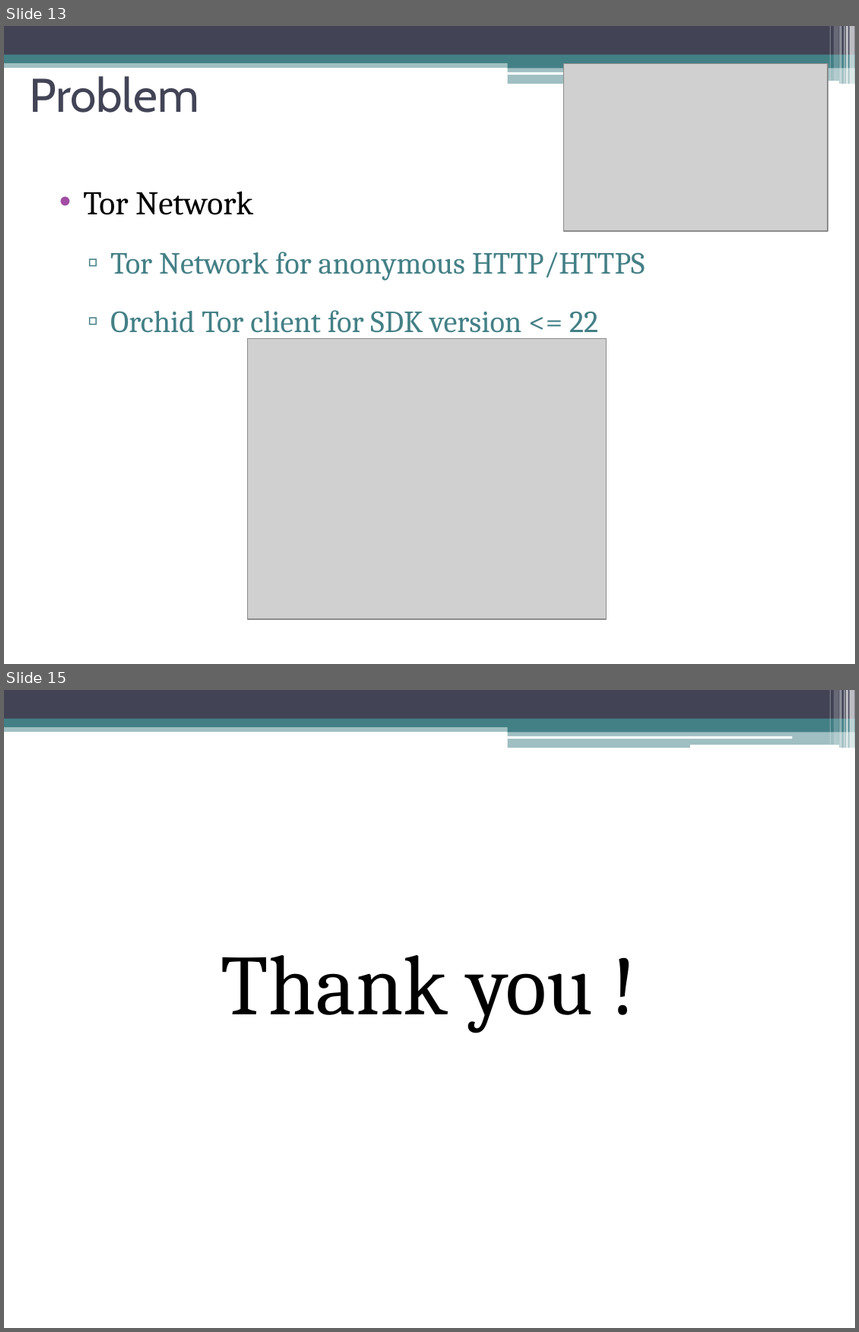
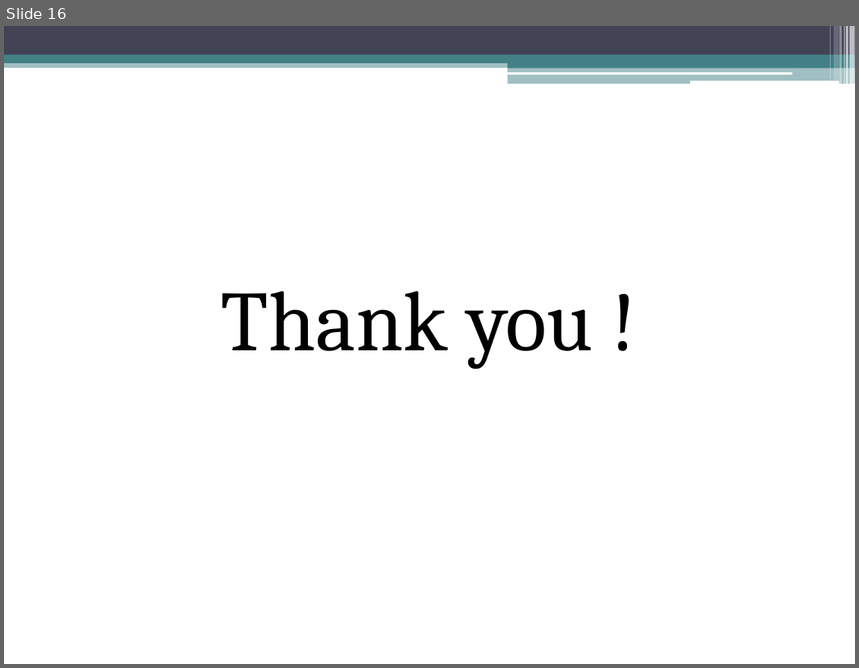
Before and after one commit to amosfu/FollowMe2, a slide deck: FollowMe2.pptx. Shown one above the other, each under a label of ours: slides 13 and 15 before the commit, slide 16 after it; the slides between them are not shown. The pictures are 859x1332 and 859x668 pixels, drawn with LibreOffice and Linux fonts; fonts in the diff are those of the drawing; grey boxes stand for pictures. Boxes give left, top, right and bottom in pixels: in the first picture for what was removed or moved away, otherwise in the second. Text is boxed around its words. In the diff, an @@ line names an element or a change of style, - is before the commit and + after.

```diff
--- a/FollowMe2.pptx
+++ b/FollowMe2.pptx
@@ slide 13 removed at (4, 26, 855, 664), background #FFFFFF; not listed: 13 template elements that a slide beside it also shows @@
@@ picture removed at (563, 63, 827, 231) @@
@@ title removed at (29, 76, 199, 113) @@
-Problem
@@ text removed at (83, 191, 645, 340) @@
-• Tor Network
-  ▫ Tor Network for anonymous HTTP/HTTPS
-  ▫ Orchid Tor client for SDK version <= 22
@@ picture removed at (247, 338, 607, 620) @@
@@ what was slide 15 is now slide 16 @@
```
Also in this commit, not shown: 8 slides changed, 3 slides added, 1 other slide removed.
